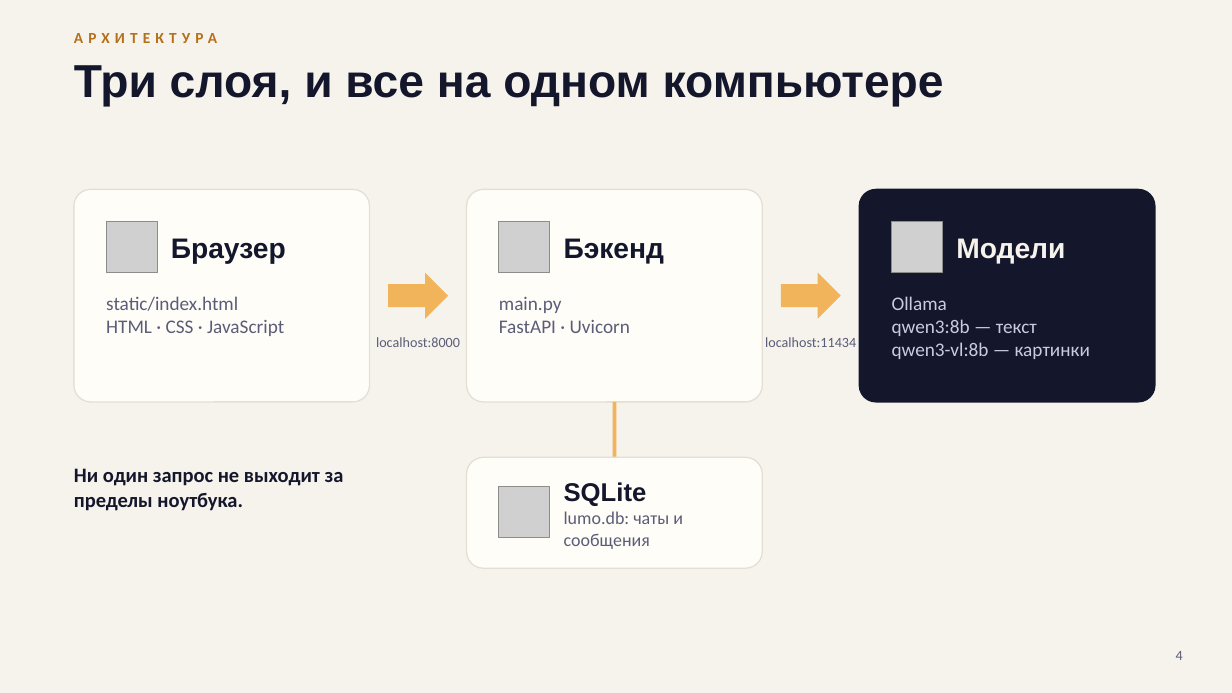
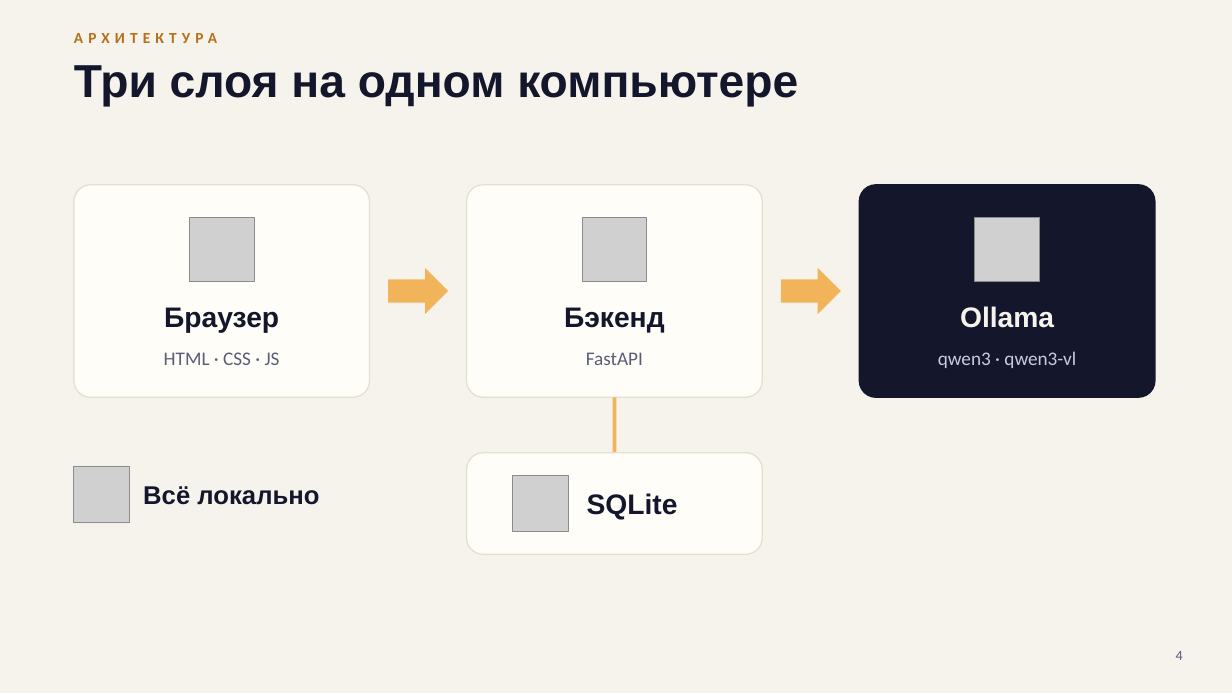
Before and after one commit to surnova2703/lumelle, a slide deck: slide 4 of docs/Lumo_AI_tech_RU.pptx. Drawn at 1232x693 pixels with LibreOffice and Linux fonts; fonts in the diff are those of the drawing; grey boxes stand for pictures. Boxes give left, top, right and bottom in pixels: in the first picture for what was removed or moved away, otherwise in the second. Text is boxed around its words. In the diff, an @@ line names an element or a change of style, - is before the commit and + after.

```diff
--- a/docs/Lumo_AI_tech_RU.pptx
+++ b/docs/Lumo_AI_tech_RU.pptx
@@ title at (74,65,798,106): text changed @@
-Три слоя, и все на одном компьютере
+Три слоя на одном компьютере
@@ picture: place and size @@
-picture at (106,222,157,273)
+picture at (189,217,254,282)
@@ picture: place and size @@
-picture at (499,222,550,273)
+picture at (582,217,647,282)
@@ picture: place and size @@
-picture at (892,222,943,273)
+picture at (975,217,1040,282)
@@ text "Браузер": place and size @@
-text "Браузер" at (171,238,286,264)
+text "Браузер" at (164,307,279,333)
@@ text "Браузер" at (164,307,279,333): alignment left to centre @@
@@ text "Бэкенд" at (564,307,664,333): alignment left to centre @@
@@ text "Бэкенд": place and size @@
-text "Бэкенд" at (564,238,664,264)
+text "Бэкенд" at (564,307,664,333)
@@ text at (960,306,1054,328): text changed @@
-Модели
+Ollama
@@ text at (164,352,280,365): text changed @@
-static/index.html
-HTML · CSS · JavaScript
+HTML · CSS · JS
@@ text removed at (376,337,460,347) @@
-localhost:8000
@@ vertical alignment top to middle in 3 elements at (938,351,1076,368), (164,352,280,365), (586,352,643,365) @@
@@ text at (586,352,643,365): text changed @@
-main.py
-FastAPI · Uvicorn
+FastAPI
@@ text removed at (765,337,856,347) @@
-localhost:11434
@@ text at (938,351,1076,368): text changed @@
-Ollama
-qwen3:8b — текст
-qwen3-vl:8b — картинки
+qwen3 · qwen3-vl
@@ 3 rounded rectangles, 2 right arrows, 1 line: place and size @@
-3 rounded rectangles, 2 right arrows, 1 line at (74,189,1155,457)
+3 rounded rectangles, 2 right arrows, 1 line at (74,185,1155,453)
@@ text removed at (74,468,344,511) @@
-Ни один запрос не выходит за пределы ноутбука.
@@ picture added at (74,467,129,522) @@
@@ rounded rectangle: place and size @@
-rounded rectangle at (467,457,762,568)
+rounded rectangle at (467,453,762,555)
@@ rounded rectangle at (467,453,762,555): proportions changed @@
@@ picture: place and size @@
-picture at (499,487,550,538)
+picture at (513,476,568,531)
@@ text "SQLite": place and size @@
-text "SQLite" at (564,482,683,549)
+text "SQLite" at (587,493,678,520)
@@ text "SQLite" at (587,493,678,520): size 20 to 22 pt @@
@@ text added at (143,486,319,505), 20 pt, text #14162B, bold @@
+Всё локально
@@ text at (564,511,683,549): paragraph removed @@
-lumo.db: чаты и сообщения
```
Also in this commit, not shown: 10 other slides changed, 1 slide added, 1 slide removed, 29 other files.
